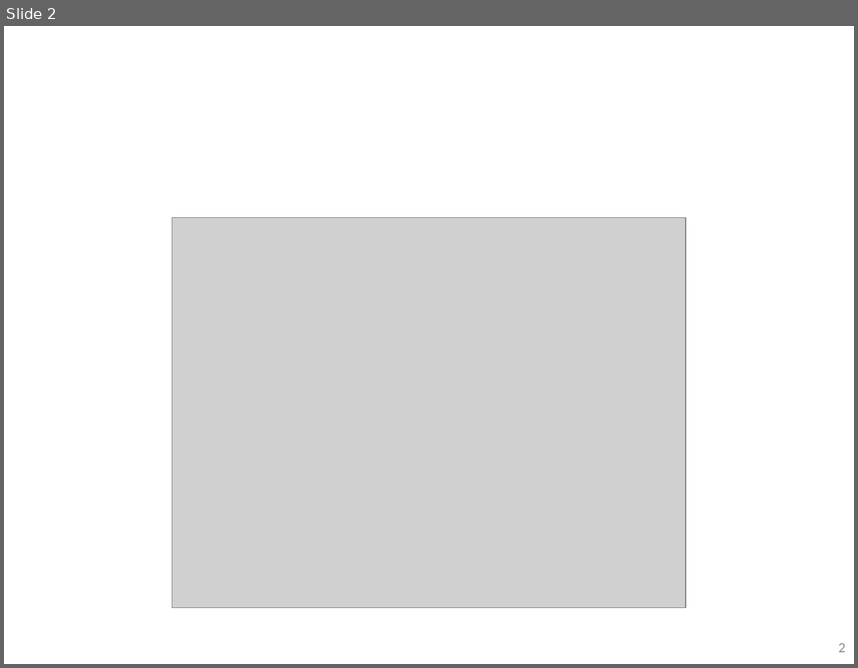
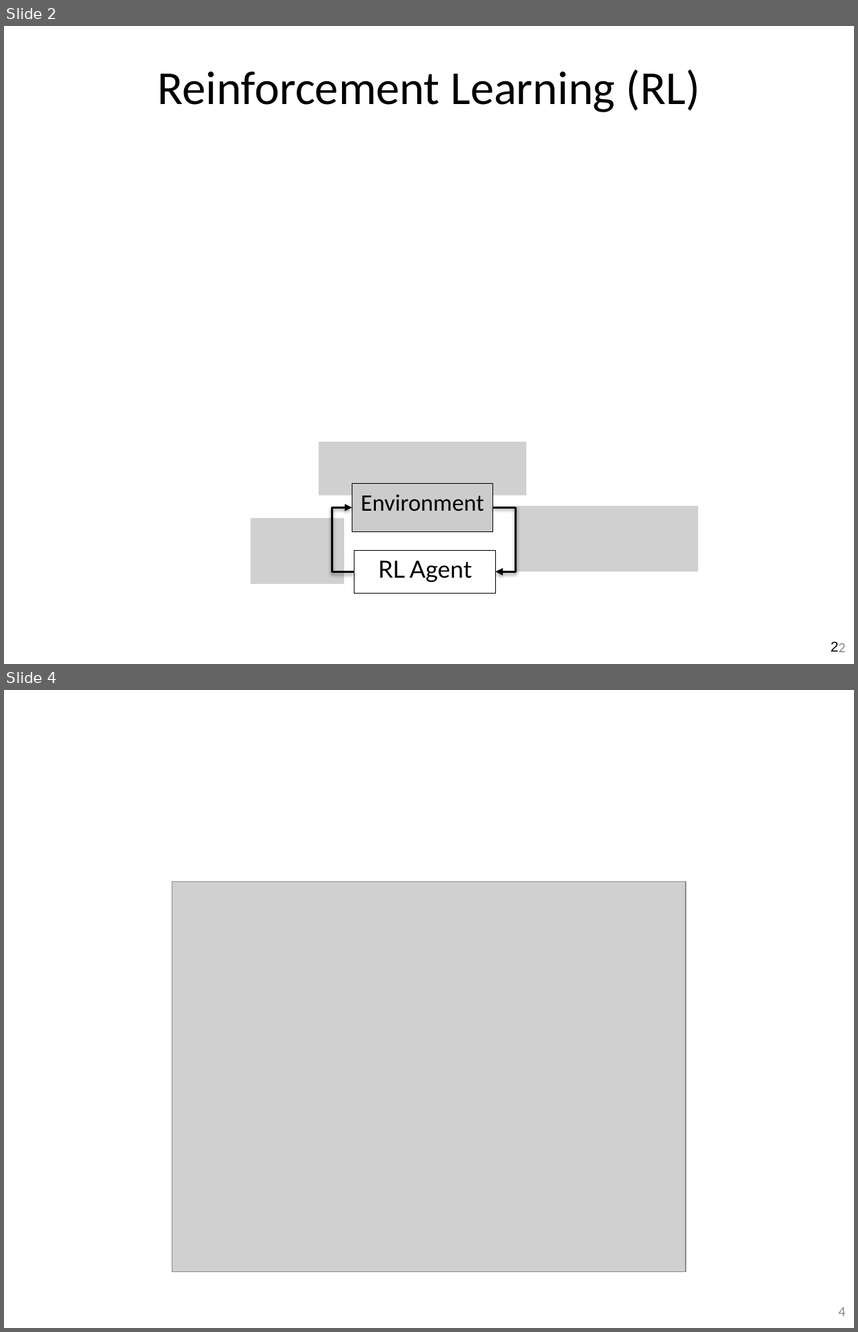
Before and after one commit to guzonghua/saav, a slide deck: PPTs/bak/UMU SDC TODO.pptx. Shown one above the other, each under a label of ours: slide 2 before the commit, slides 2 and 4 after it; the slides between them are not shown. The pictures are 858x668 and 858x1332 pixels, drawn with LibreOffice and Linux fonts; fonts in the diff are those of the drawing; grey boxes stand for pictures. Boxes give left, top, right and bottom in pixels: in the first picture for what was removed or moved away, otherwise in the second. Text is boxed around its words. In the diff, an @@ line names an element or a change of style, - is before the commit and + after.

```diff
--- a/PPTs/bak/UMU SDC TODO.pptx
+++ b/PPTs/bak/UMU SDC TODO.pptx
@@ slide 2 added at (4, 26, 854, 664), background #FFFFFF; not listed: 1 template element that a slide beside it also shows @@
@@ title added at (158, 69, 700, 112), 40 pt, text #000000 @@
+Reinforcement Learning (RL)
@@ picture added at (319, 441, 526, 495) @@
@@ picture added at (250, 517, 344, 583) @@
@@ group added at (332, 483, 516, 592): 2 rectangles, 2 elbow arrows @@
+Environment
+RL Agent
@@ picture added at (517, 506, 699, 571) @@
@@ rectangle added at (85, 552, 777, 586), fill #FFFFFF @@
@@ page number added at (831, 641, 838, 651), 12 pt, text #000000 @@
+2
@@ what was slide 2 is now slide 4 @@
@@ page number at (838, 1307, 845, 1316): text changed @@
-2
+4
```
Also in this commit, not shown: 2 slides changed, 2 other slides added, 10 other files.
